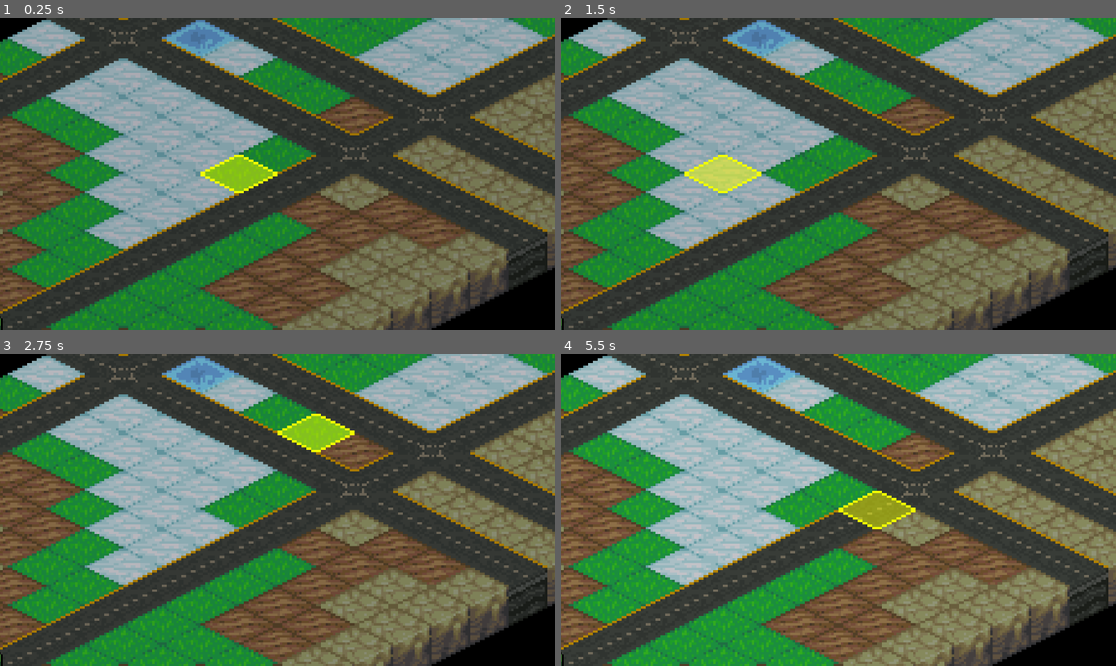
Above: before the commit, frames 1-4 (two rows, left to right).
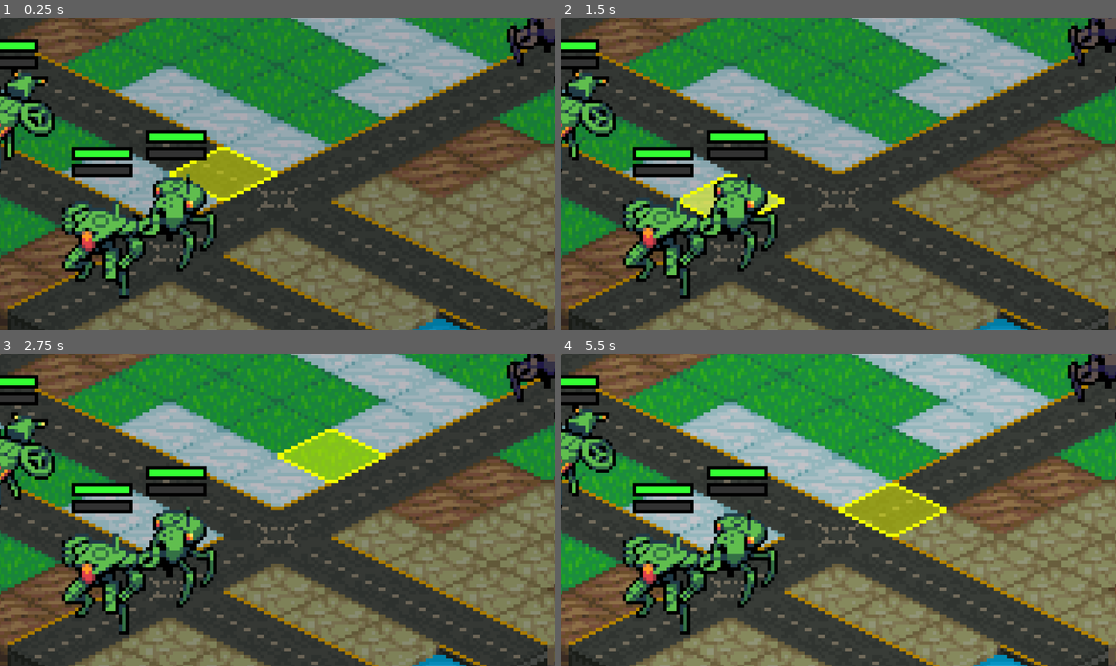
Above: after the commit, the same moments.

Repository: Tekknobot/Terrain
Game: Godot game, scene res://Scenes/Main.tscn
The game is run twice, just before and just after one commit, with the same random seed, the same clock (stepped at 60 frames per second) and the same inputs.
Inputs (mouse positions are in pixels of both pictures, inside the frame that each line leads up to):
- Up to frame 1 (0.25 s): no input
- Up to frame 2 (1.5 s): move the mouse to (960, 158) at 0.52 s; click (960, 158) at 0.67 s; move the mouse to (727, 189) at 1.27 s; click (727, 189) at 1.42 s
- Up to frame 3 (2.75 s): move the mouse to (333, 441) at 2.02 s; click (333, 441) at 2.17 s
- Up to frame 4 (5.5 s): move the mouse to (810, 572) at 2.77 s; click (810, 572) at 2.92 s; move the mouse to (1005, 556) at 3.52 s; click (1005, 556) at 3.67 s; move the mouse to (672, 463) at 4.27 s; click (672, 463) at 4.42 s; move the mouse to (866, 510) at 5.02 s; click (866, 510) at 5.17 s

The runs differ from the first frame. In frame 1, 75% of the frame differs, in the area x 0-100%, y 0-100%; in frame 2, 76%; in frame 3, 76%; in frame 4, 78%.

Commit message:
Push for night.

Diff:
--- a/Scenes/Main.tscn
+++ b/Scenes/Main.tscn
@@ -182,7 +182,7 @@
 layer_1/name = "Layer1"
 script = ExtResource("1_juvca")
 grid_width = 12
-grid_height = 24
+grid_height = 12
 player_units = Array[PackedScene]([ExtResource("9_cq62f"), ExtResource("10_ijfy0"), ExtResource("11_1jvt7"), ExtResource("12_g6pgr"), ExtResource("13_nlsfu"), ExtResource("14_usaop")])
 enemy_units = Array[PackedScene]([ExtResource("9_tx01l"), ExtResource("10_jnxcy"), ExtResource("11_kslvh"), ExtResource("12_igjmq"), ExtResource("13_mmtes"), ExtResource("14_42888")])
 highlight_tile_id = 5
--- a/Scripts/BattleGrid.gd
+++ b/Scripts/BattleGrid.gd
@@ -155,7 +155,7 @@
 	# Center camera on the grid.
 	var grid_center: Vector2 = map_to_local(Vector2i(grid_width / 2, grid_height / 2)) + tile_size / 2.0
 	camera.position = grid_center
-	camera.zoom = Vector2(5, 5)
+	camera.zoom = Vector2(7, 7)
 	print("Camera position: ", camera.position, " zoom: ", camera.zoom)
 
 
--- a/Scripts/Unit.gd
+++ b/Scripts/Unit.gd
@@ -6,8 +6,8 @@
 var max_health := 100
 var xp := 0
 var max_xp := 100
-var movement_range := 3
-var attack_range := 6
+var movement_range := 2
+var attack_range := 3
 
 @onready var health_bar = $HealthUI
 @onready var xp_bar = $XPUI
